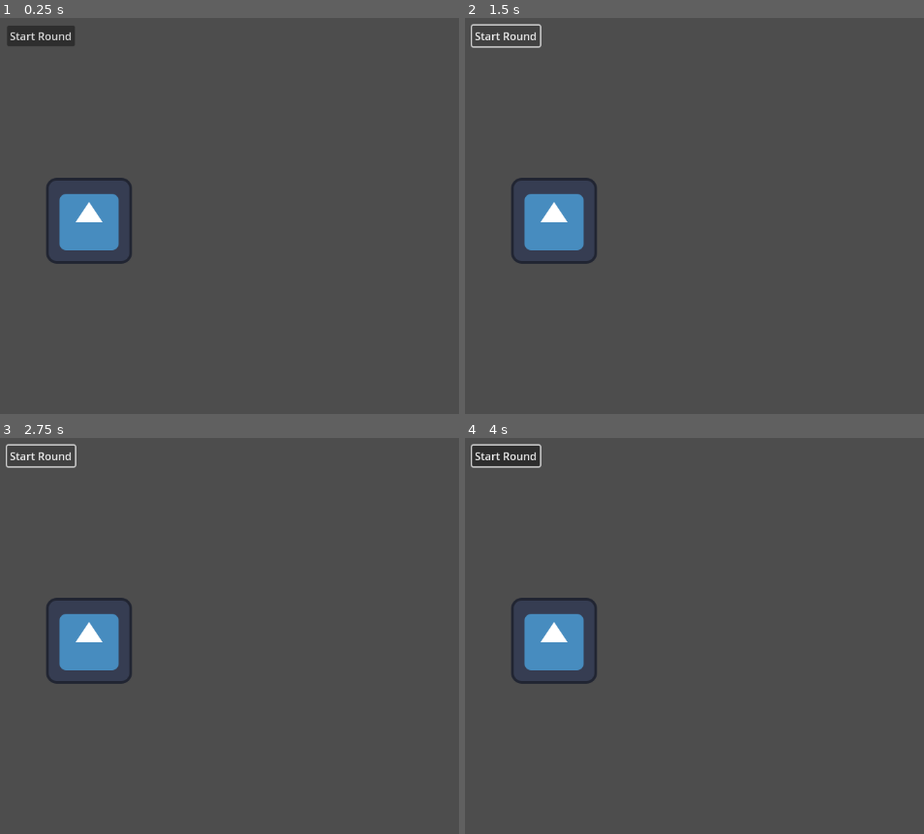
Above: before the commit, frames 1-4 (two rows, left to right).
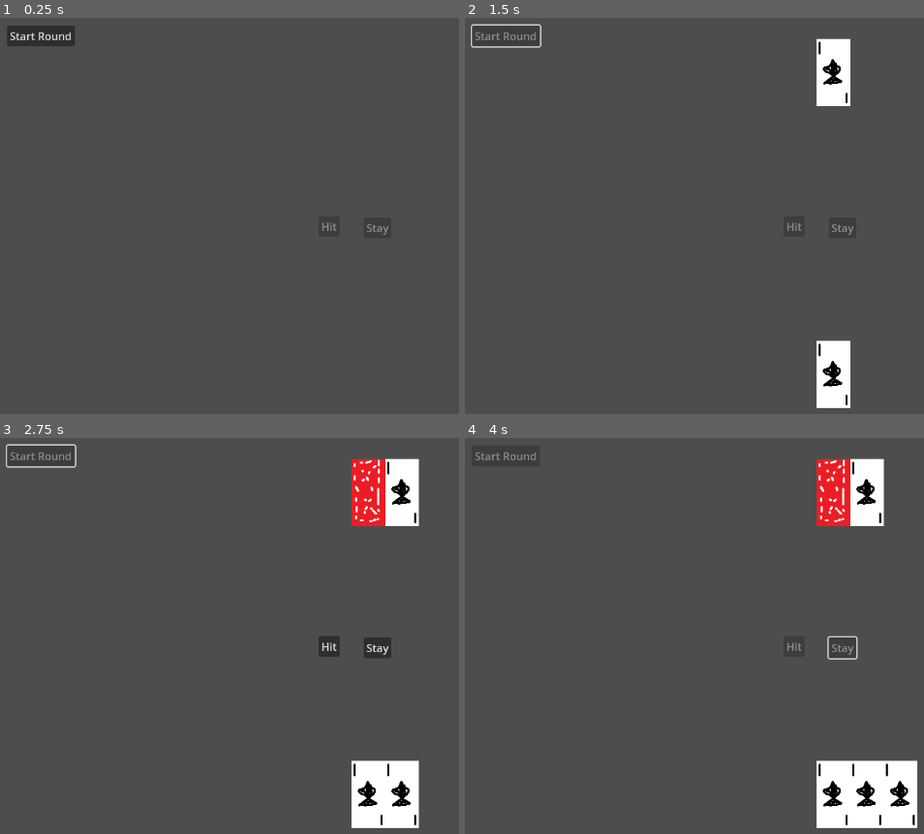
Above: after the commit, the same moments.

Repository: OwenFrakes/congressAppChallenge
Game: Godot game, scene res://main.tscn
The game is run twice, just before and just after one commit, with the same random seed, the same clock (stepped at 60 frames per second) and the same inputs. The engine's default icon, where the game draws it, is replaced by a stand-in: a white triangle on a blue panel in a dark square.
Inputs (mouse positions are in pixels of both pictures, inside the frame that each line leads up to):
- Up to frame 1 (0.25 s): no input
- Up to frame 2 (1.5 s): click "Start Round" at 0.5 s; click (506, 37) at 1.25 s, where only the run before the commit has a clickable "Start Round"
- Up to frame 3 (2.75 s): click (41, 457) at 2 s, where only the run before the commit has a clickable "Start Round"
- Up to frame 4 (4 s): click (795, 647) at 2.75 s, where only the run after the commit has a clickable "Hit"; click (841, 647) at 3.5 s, where only the run after the commit has a clickable "Stay"

The runs differ from the first frame. In frame 1, 2.4% of the frame differs, in the area x 10-85%, y 40-63%; in frame 2, 5.0%; in frame 3, 8.0%; in frame 4, 9.0%, in the area x 1-99%, y 1-99%.

Commit message:
BlackJack 2.0
Added buttons, checks, cards, and other stuff.

Diff:
--- a/black_jack_dealer.gd
+++ b/black_jack_dealer.gd
@@ -1,7 +1,11 @@
 extends Node
 
 @onready var playerRef : Gambler = $"../Player/Gambler"
-var dealer : Gambler = Gambler.new()
+var dealer : Gambler
+
+func _ready():
+	dealer = Gambler.new()
+	add_child(dealer)
 
 func startRound():
 	#Make sure no other cards are in their hands, for whatever reason.
@@ -9,16 +13,115 @@
 	playerRef.clearHand()
 
 	#Start with 1 card, face up.
-	dealer.getCard()
-	playerRef.getCard()
+	dealer.getCard(true)
+	playerRef.getCard(true)
 
+	#Arrange the hands.
+	arrangeDealerHand()
+	arrangePlayerHand()
+
+	print("started round")
+
+	#Disable the start round button, and wait 2 seconds before continuing.
+	toggleStartBtn(false)
+	await get_tree().create_timer(1).timeout # This is basically a sleep() method.
+
+	#Next step to play blackjack.
+	dealer.getCard(false)
+	playerRef.getCard(true)
+	arrangeDealerHand()
+	arrangePlayerHand()
+
+	#After last step, check if player or house has blackjack, otherwise continue.
+	checkHand()
+
+	#Turn on the hit / stay buttons, after .5 second timeout/sleep.
+	await get_tree().create_timer(.5).timeout
+	#From here player chooses to hit or stay.
+	toggleHitStay(true)
+
+#The screen is 1152 pixels wide. And 648 Tall.
+#Arranges the dealer's hand.
+func arrangeDealerHand():
 	var dealerHand = dealer.getHand()
 	var dealerPos = 0
 	for card in dealerHand:
-		card.position = Vector2((1150/2) + dealerPos, 100)
+		card.position = Vector2((1152/2 + dealerPos), 100)
 		dealerPos += 50
-	pass
-	print("started round")
 
+#Arranges the player's hand.
+func arrangePlayerHand():
+	var playerHand = playerRef.getHand()
+	var playerPos = 0
+	for card in playerHand:
+		card.position = Vector2((1152/2 + playerPos), 550)
+		playerPos += 50
+
+# Gets the total of a given hand, needs a hand as a parameter.
+func handTotal(hand):
+	var handTotal = 0
+	for card in hand:
+		handTotal += card.getValue()
+	return handTotal
+
+#Automatically checks the players hand. And only the players hand.
+#"ends" the round by turning the buttons on/off, otherwise contiunes.
+func checkHand():
+	var handTotal = handTotal(playerRef.getHand())
+
+	if(handTotal == 21):
+		print("Blackjack")
+		toggleHitStay(false)
+		toggleStartBtn(true)
+	elif(handTotal > 21):
+		print("Player Bust: " + str(handTotal))
+		toggleHitStay(false)
+		toggleStartBtn(true)
+	else:
+		print("Player under: " + str(handTotal))
+
+#If boolean is true, it enables the start button, false disables it.
+func toggleStartBtn(boolean):
+	if(boolean):
+		$"../StartButton".disabled = false
+	else:
+		$"../StartButton".disabled = true
+
+#If boolean is true, it enables the buttons, and false disables them.
+func toggleHitStay(boolean):
+	if(boolean):
+		$"../HitButton".disabled = false
+		$"../StayButton".disabled = false
+	else:
+		$"../HitButton".disabled = true
+		$"../StayButton".disabled = true
+
+# Add a card to the players hand, arrange, then check for blackjack or bust.
+func playerHit():
+	playerRef.getCard(true)
+	arrangePlayerHand()
+	checkHand()
+
+# Progress to final stage of blackjack.
+func playerStay():
+
+	#Reveals dealer's face down card.
+	toggleHitStay(false)
+	for card in dealer.getHand():
+		card.faceUp = true
+		card.updateCardFace
+	arrangeDealerHand()
+
+	#If dealer's hand total is 16 or lower, get another card.
+	#Else, check for bust, then check against player's hand total.
+
+
+#Signals from buttons.
 func _on_start_button_pressed() -> void:
 	startRound()
+
+func _on_hit_button_pressed() -> void:
+	playerHit()
+
+func _on_stay_button_pressed() -> void:
+	playerStay()
--- a/card.gd
+++ b/card.gd
@@ -1,14 +1,19 @@
-class_name Card extends Node2D
+class_name Card extends Sprite2D
 
 var suit = ""
 var value = 0
-var cardImage = Sprite2D.new()
+var faceUp = false
 
 func setCard(newSuit, newValue):
 	suit = newSuit
 	value = newValue
 
-func randCard():
+func randCard(newFaceUp: bool = false):
+	if(newFaceUp):
+		faceUp = true
+	else:
+		faceUp = false
+
 	var suitNum = randi_range(1,4)
 	match(suitNum):
 		1:
@@ -26,11 +31,13 @@
 		value = 10
 	else:
 		value = cardType
-	add_child(cardImage)
 	updateCardFace()
 
 func updateCardFace():
-	cardImage.texture = load("res://icon.svg")
+	if(faceUp):
+		texture = load("res://TestSpadeAce.png")
+	else :
+		texture = load("res://TestSpadeBack.png")
 
 func getValue():
 	return value
--- a/gambler.gd
+++ b/gambler.gd
@@ -4,9 +4,10 @@
 var isPlayer = false #Denotes that this gambler is being controlled by the player. Or the opposite.
 
 	#Adds a random card to hand using the randCard() func from the Card Class.
-func getCard():
+func getCard(faceUp: bool = false):
 	var newCard = Card.new()
-	newCard.randCard()
+	newCard.randCard(faceUp)
+	add_child(newCard)
 	hand.push_front(newCard)
 
 	#Remove all cards from gambler's hand.
--- a/main.tscn
+++ b/main.tscn
@@ -1,21 +1,9 @@
-[gd_scene load_steps=5 format=3 uid="uid://dc48lkekxqu2l"]
+[gd_scene load_steps=3 format=3 uid="uid://dc48lkekxqu2l"]
 
-[ext_resource type="Texture2D" uid="uid://dxiid5fb4k47q" path="res://icon.svg" id="1_eod6t"]
 [ext_resource type="Script" path="res://black_jack_dealer.gd" id="4_34ld6"]
-[ext_resource type="Script" path="res://card.gd" id="4_fq4gf"]
 [ext_resource type="Script" path="res://gambler.gd" id="6_k5wo8"]
 
 [node name="Node2D" type="Node2D"]
-
-[node name="Card" type="Node2D" parent="."]
-position = Vector2(160, 321)
-script = ExtResource("4_fq4gf")
-
-[node name="CardFace" type="Sprite2D" parent="Card"]
-texture = ExtResource("1_eod6t")
-
-[node name="Gambler" type="Node" parent="."]
-script = ExtResource("6_k5wo8")
 
 [node name="BlackJackDealer" type="Node" parent="."]
 script = ExtResource("4_34ld6")
@@ -35,4 +23,22 @@
 [node name="Camera2D" type="Camera2D" parent="."]
 anchor_mode = 0
 
+[node name="HitButton" type="Button" parent="."]
+offset_left = 502.0
+offset_top = 314.0
+offset_right = 533.0
+offset_bottom = 345.0
+disabled = true
+text = "Hit"
+
+[node name="StayButton" type="Button" parent="."]
+offset_left = 569.0
+offset_top = 316.0
+offset_right = 577.0
+offset_bottom = 324.0
+disabled = true
+text = "Stay"
+
 [connection signal="pressed" from="StartButton" to="BlackJackDealer" method="_on_start_button_pressed"]
+[connection signal="pressed" from="HitButton" to="BlackJackDealer" method="_on_hit_button_pressed"]
+[connection signal="pressed" from="StayButton" to="BlackJackDealer" method="_on_stay_button_pressed"]
Binary file added: TestSpadeAce.png
Not shown, added: TestSpadeAce.png.import
Binary file added: TestSpadeBack.png
Not shown, added: TestSpadeBack.png.import
